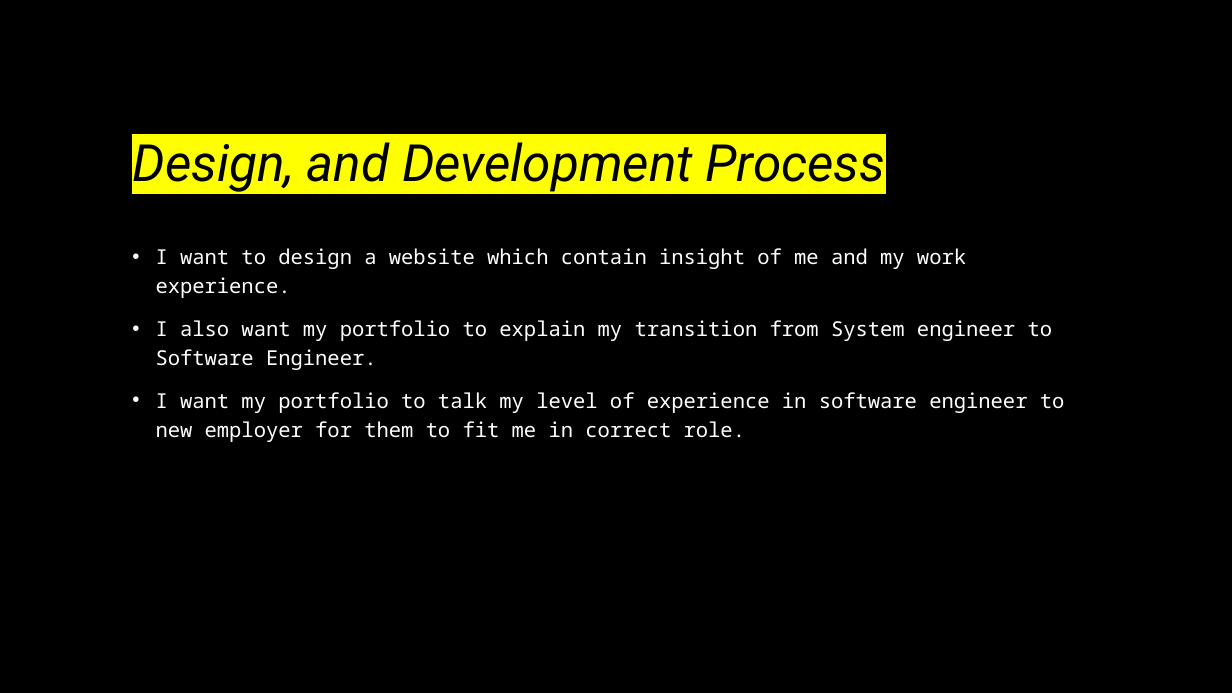
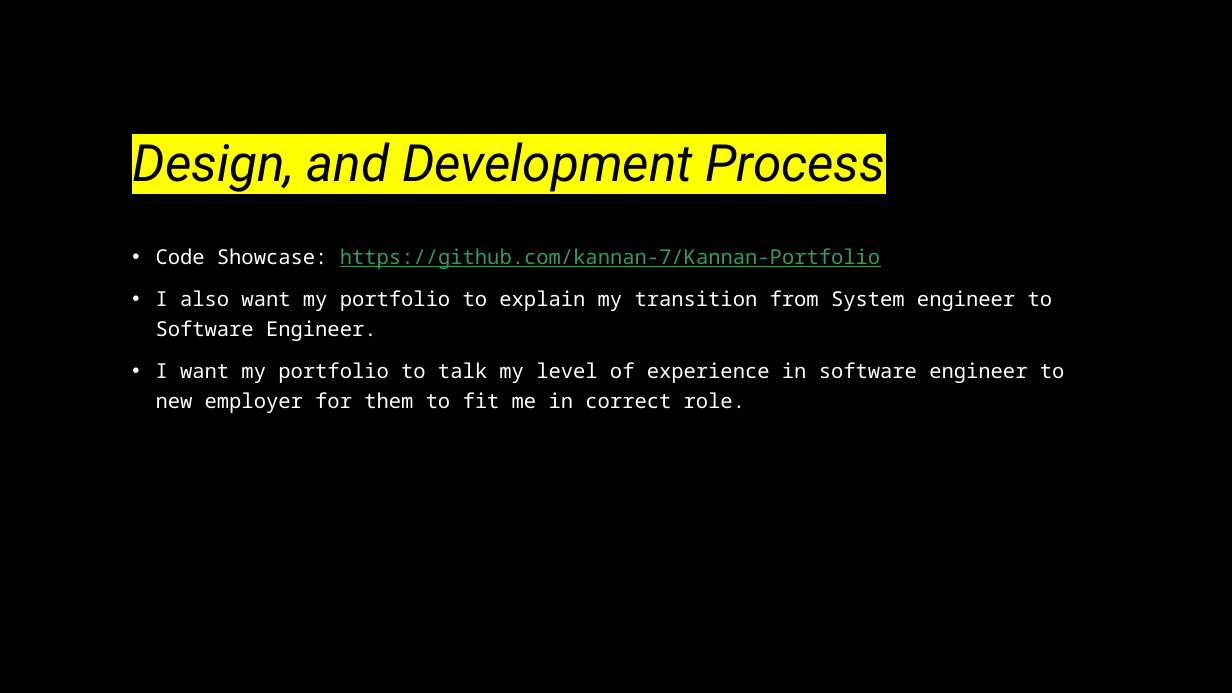
Before and after one commit to kannan-7/Kannan-Portfolio, a slide deck: slide 2 of Kannan Portfolio.pptx. Drawn at 1232x693 pixels with LibreOffice and Linux fonts; fonts in the diff are those of the drawing. Boxes give left, top, right and bottom in pixels: in the first picture for what was removed or moved away, otherwise in the second. Text is boxed around its words. In the diff, an @@ line names an element or a change of style, - is before the commit and + after.

```diff
--- a/Kannan Portfolio.pptx
+++ b/Kannan Portfolio.pptx
@@ text at (156, 248, 880, 269): text changed; text colour #FFFFFF to #349C5D @@
-• I want to design a website which contain insight of me and my work experience.
+• Code Showcase: https://github.com/kannan-7/Kannan-Portfolio
```
Also in this commit, not shown: 1 other slide changed, 1 slide added, 9 other files.
